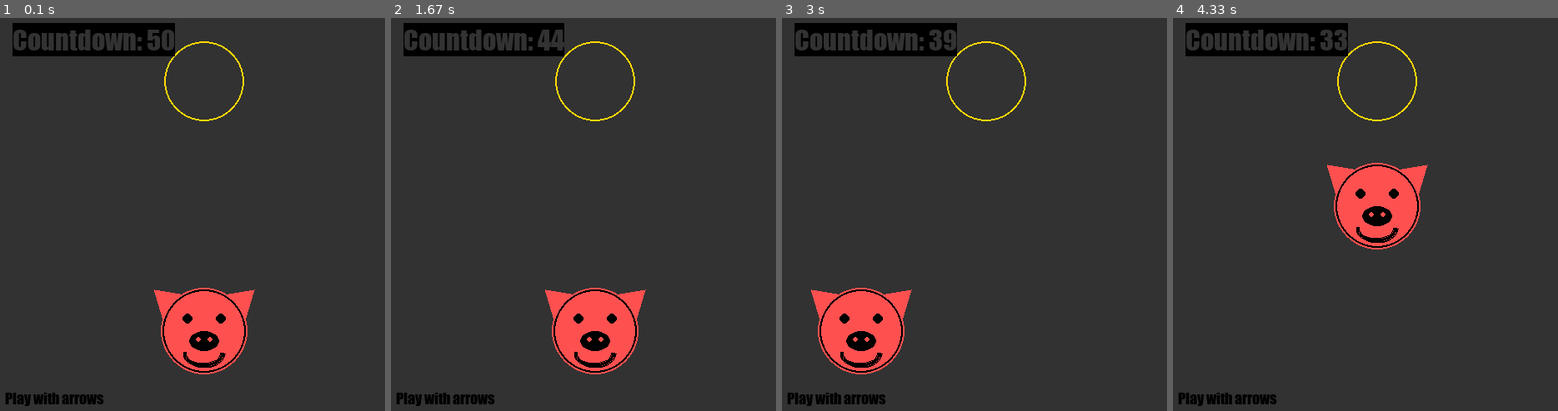
Above: before the commit, frames 1-4 (left to right).
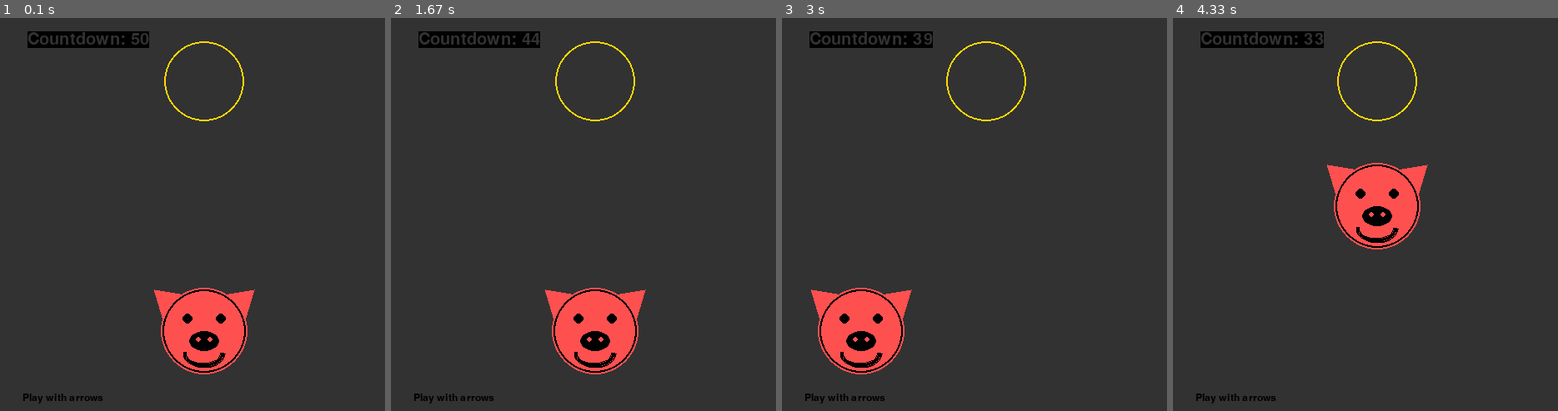
Above: after the commit, the same moments.

Repository: shdwdmn/hello_pygame
Game: pygame game, started from hello.py
Two runs of this game, one before a commit and one after it. Both use one fixed random seed, a clock stepped at 60 frames per second and the inputs below.
Inputs:
- Up to frame 1 (0.1 s): no input
- Up to frame 2 (1.67 s): hold Right 0.33-0.8 s; hold Up 0.83-1.13 s; hold Right 1.17-1.63 s
- Up to frame 3 (3 s): hold Left 1.67-2.2 s; hold Down 2.23-2.53 s; hold Left 2.57-2.97 s
- Up to frame 4 (4.33 s): hold Up 3-3.37 s; hold Right 3.4-4.03 s; hold Down from 4.07 s (still down)

The runs differ from the first frame. In frame 1, 2.8% of the frame differs, in the area x 1-46%, y 1-99%; in frame 2, 2.8%; in frame 3, 2.9%; in frame 4, 2.9%.

Commit message:
refactor and comments

Diff:
--- a/hello.py
+++ b/hello.py
@@ -11,18 +11,9 @@
 step = 150  # pig step
 pi = 3.141592653
 
-pygame.init()
-screen = pygame.display.set_mode((500, 500))
-pygame.display.set_caption("hello... pyg... ame... :=)")
 
-font = pygame.font.Font('impact.ttf', 32)
-font_help = pygame.font.Font('impact.ttf', 18)
-text = font.render('Countdown: ', True, background_color, black_color)
-textRect = text.get_rect()
-textRect.center = (100, 50)  # text position
-text_help = font_help.render('Play with arrows', True, black_color)
-helpRect = text_help.get_rect()
-helpRect.center = (70, 480)
+def set_font_size(size):
+    return pygame.font.Font('Titillium-Bold.otf', size)
 
 
 def draw_pig(_x, _y, color1=pig_color, color2=black_color, reverse=False):
@@ -42,6 +33,20 @@
         pygame.draw.arc(screen, color2, [(_x - 25, _y + 27), (50, 35)], 0, pi, 4)  # arc reverse =(
 
 
+pygame.init()
+screen = pygame.display.set_mode((500, 500))
+pygame.display.set_caption("hello... pyg... ame... :=)")
+
+font = set_font_size(30)
+font_help = set_font_size(18)
+text = font.render('Countdown: ', True, background_color, black_color)
+textRect = text.get_rect()
+textRect.center = (100, 50)  # text position
+text_help = font_help.render('Play with arrows', True, black_color)
+helpRect = text_help.get_rect()
+helpRect.center = (80, 480)
+
+
 terminated = False
 trigger = 0
 x = start_x
@@ -51,7 +56,7 @@
     for event in pygame.event.get():
         if event.type == pygame.QUIT:  # 'close' button event
             terminated = True
-        elif event.type == pygame.KEYDOWN:
+        elif event.type == pygame.KEYDOWN:  # key down events
             if event.key == pygame.K_LEFT:
                 x -= step
                 trigger += 0.5
@@ -68,7 +73,7 @@
                 y -= step
                 trigger += 0.5
                 countdown -= 1
-        elif event.type == pygame.KEYUP:
+        elif event.type == pygame.KEYUP:  # key up events
             if event.key == pygame.K_LEFT:
                 x += step
                 trigger -= 0.5
@@ -98,7 +103,7 @@
     quit()
 
 screen.fill(black_color)  # game over screen
-font = pygame.font.Font('impact.ttf', 64)
+font = set_font_size(64)
 textRect.center = (220, 250)
 if countdown > 0:
     text = font.render('You WIN!', True, pig_color, background_color)
